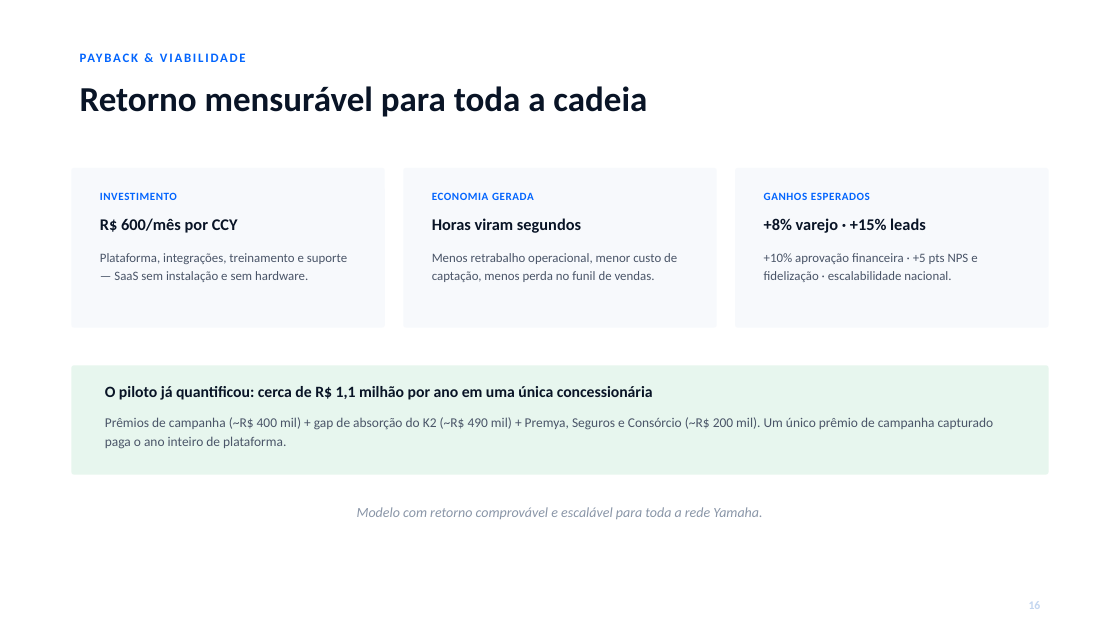
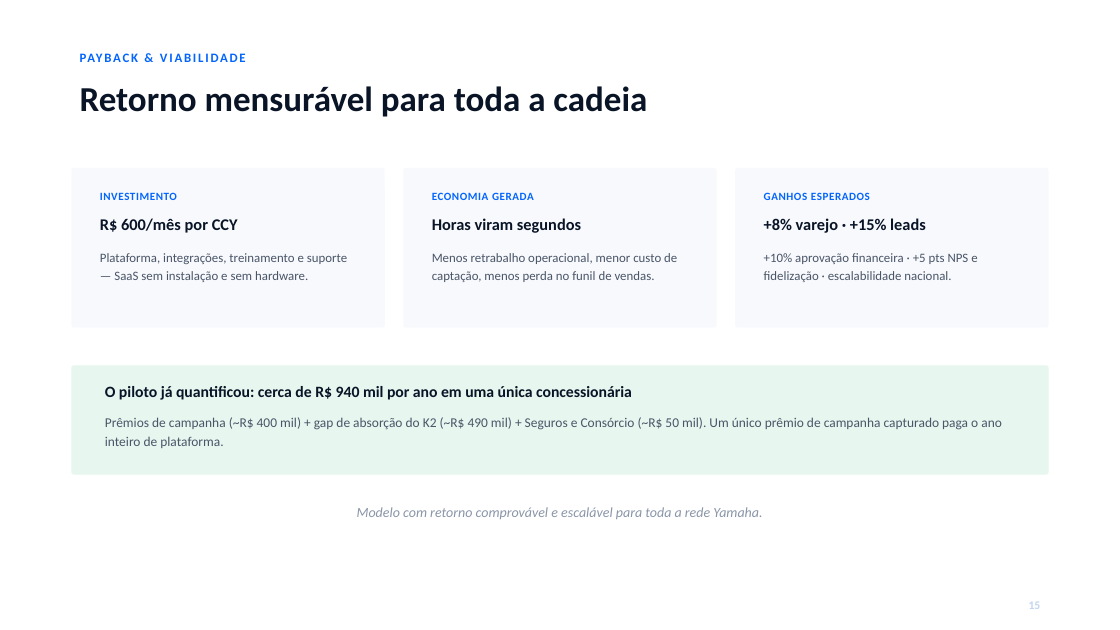
Before and after one commit to Caiquespkt0611/smart-dealer, a slide deck: slide 17 of _NOVAS MELHORIAS/DECK-DIRETORIA-SMART-DEALER.pptx (slide 18 before the commit). Drawn at 1120x630 pixels with LibreOffice and Linux fonts; fonts in the diff are those of the drawing. Boxes give left, top, right and bottom in pixels: in the first picture for what was removed or moved away, otherwise in the second. Text is boxed around its words. In the diff, an @@ line names an element or a change of style, - is before the commit and + after.

```diff
--- a/_NOVAS MELHORIAS/DECK-DIRETORIA-SMART-DEALER.pptx
+++ b/_NOVAS MELHORIAS/DECK-DIRETORIA-SMART-DEALER.pptx
@@ text at box(105, 386, 632, 400): text changed @@
-O piloto já quantificou: cerca de R$ 1,1 milhão por ano em uma única concessionária
+O piloto já quantificou: cerca de R$ 940 mil por ano em uma única concessionária
@@ text at box(105, 417, 1002, 448): text changed @@
-Prêmios de campanha (~R$ 400 mil) + gap de absorção do K2 (~R$ 490 mil) + Premya, Seguros e Consórcio (~R$ 200 mil). Um único prêmio de campanha capturado paga o ano inteiro de plataforma.
+Prêmios de campanha (~R$ 400 mil) + gap de absorção do K2 (~R$ 490 mil) + Seguros e Consórcio (~R$ 50 mil). Um único prêmio de campanha capturado paga o ano inteiro de plataforma.
```
Also in this commit, not shown: 4 other slides changed, 1 slide removed, 9 other files.
